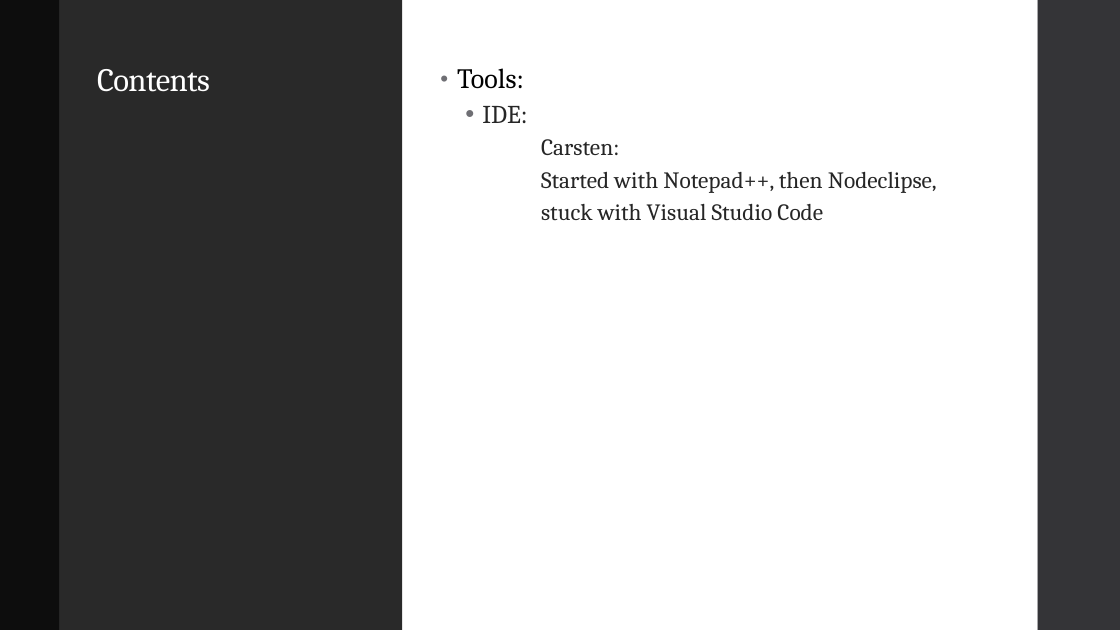
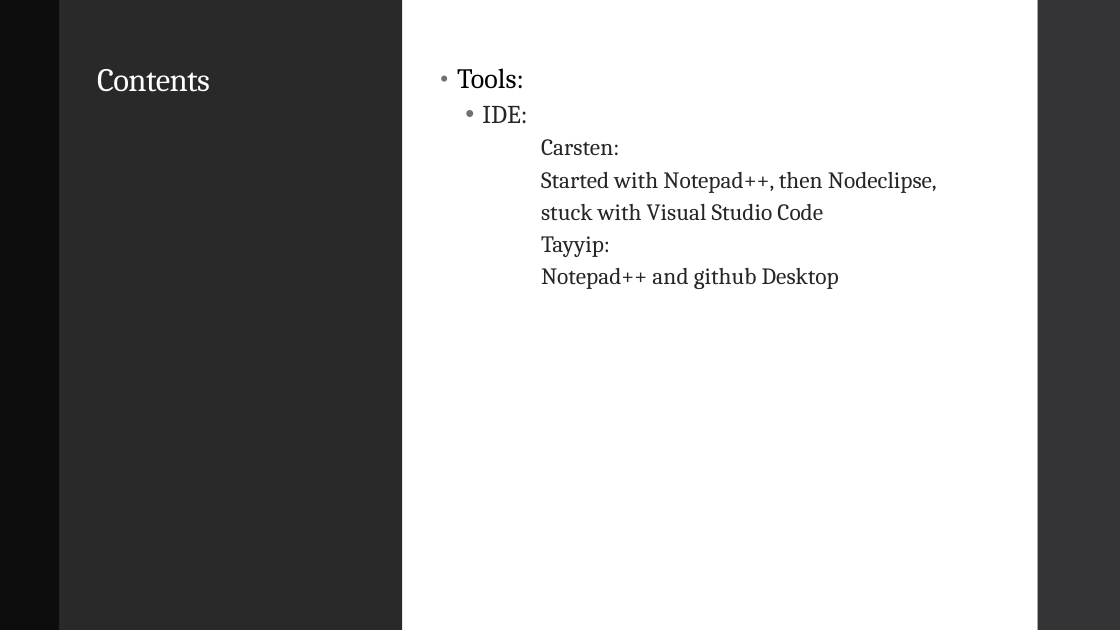
Before and after one commit to tayyip90/MoCoChat, a slide deck: slide 6 of Documentation/Powerpoint/PowerPoint1.pptx. Drawn at 1120x630 pixels with LibreOffice and Linux fonts; fonts in the diff are those of the drawing. Boxes give left, top, right and bottom in pixels: in the first picture for what was removed or moved away, otherwise in the second. Text is boxed around its words. In the diff, an @@ line names an element or a change of style, - is before the commit and + after.

Commit message:
Powerpoint

```diff
--- a/Documentation/Powerpoint/PowerPoint1.pptx
+++ b/Documentation/Powerpoint/PowerPoint1.pptx
@@ text at box(541, 236, 839, 289): paragraphs added @@
+        Tayyip:
+        Notepad++ and github Desktop
```
